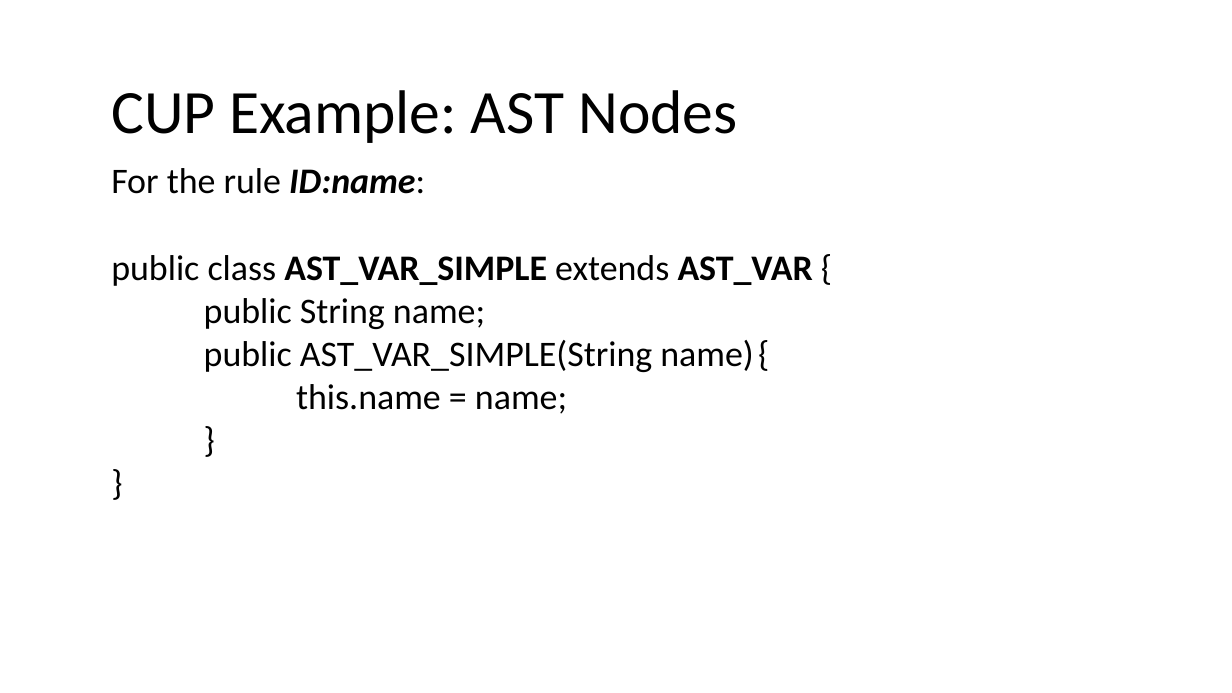
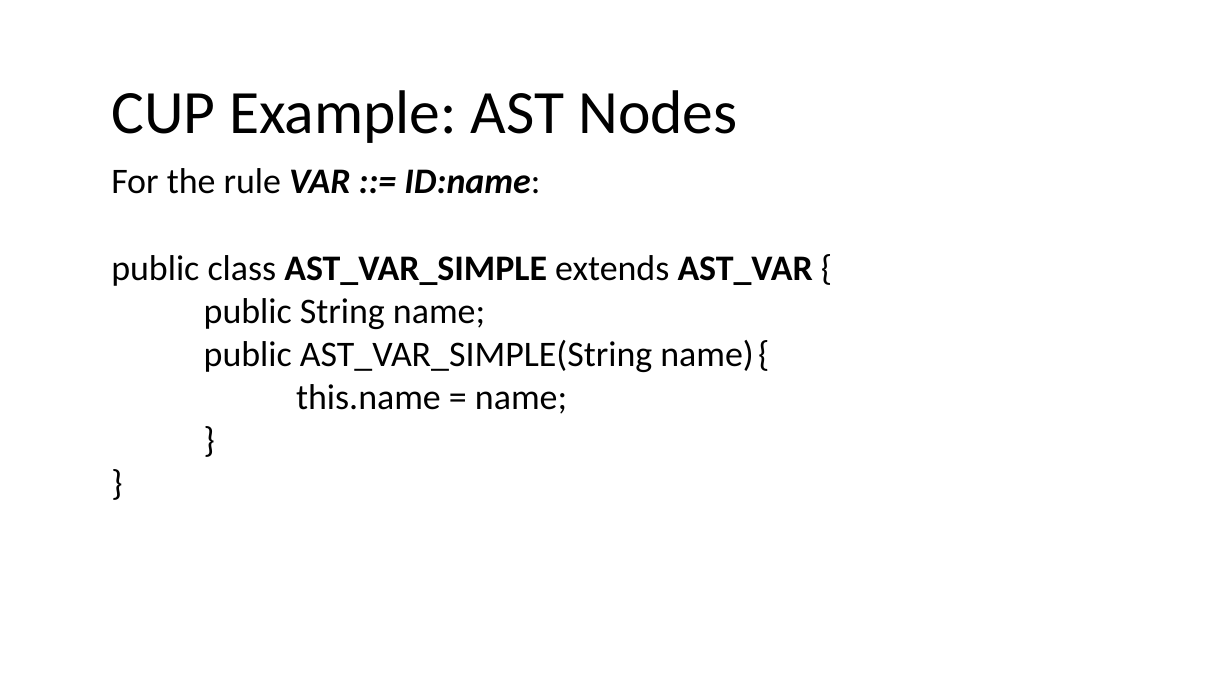
Before and after one commit to nivshani/compilation, a slide deck: slide 89 of slides/bottom_up_parsing.pptx (slide 87 before the commit). Drawn at 1232x693 pixels with LibreOffice and Linux fonts; fonts in the diff are those of the drawing. Boxes give left, top, right and bottom in pixels: in the first picture for what was removed or moved away, otherwise in the second. Text is boxed around its words. In the diff, an @@ line names an element or a change of style, - is before the commit and + after.

```diff
--- a/slides/bottom_up_parsing.pptx
+++ b/slides/bottom_up_parsing.pptx
@@ text at <box>111,168,540,194</box>: text changed; bold on; italic on @@
-For the rule ID:name:
+For the rule VAR ::= ID:name:
```
Also in this commit, not shown: 2 other slides changed, 7 slides added, 1 other file.
